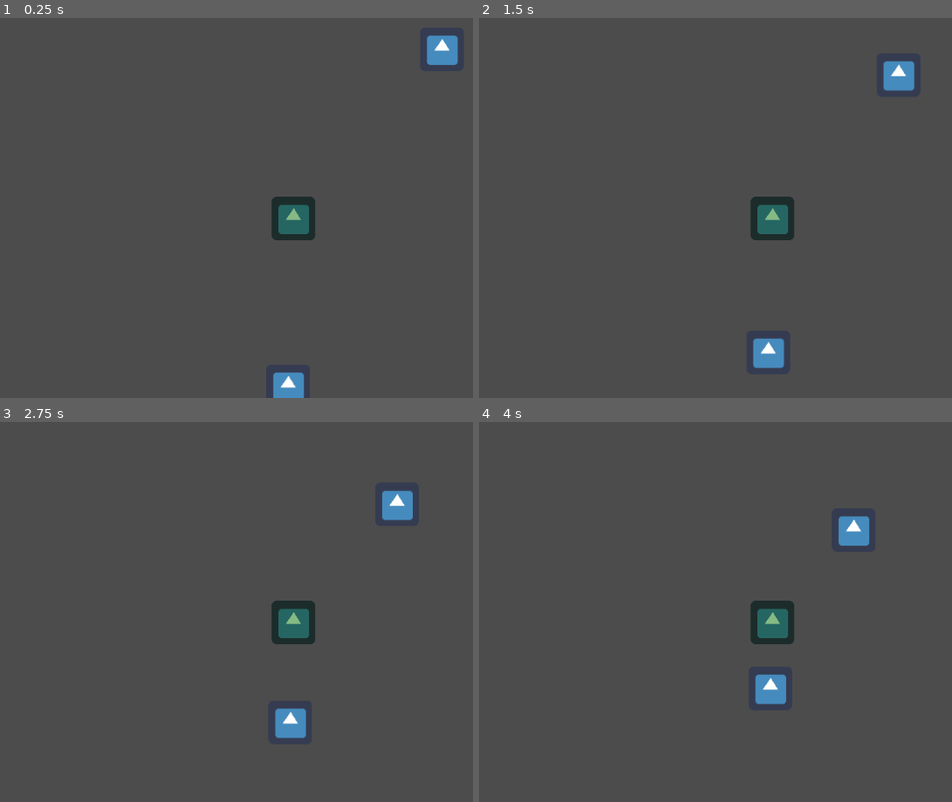
Above: before the commit, frames 1-4 (two rows, left to right).
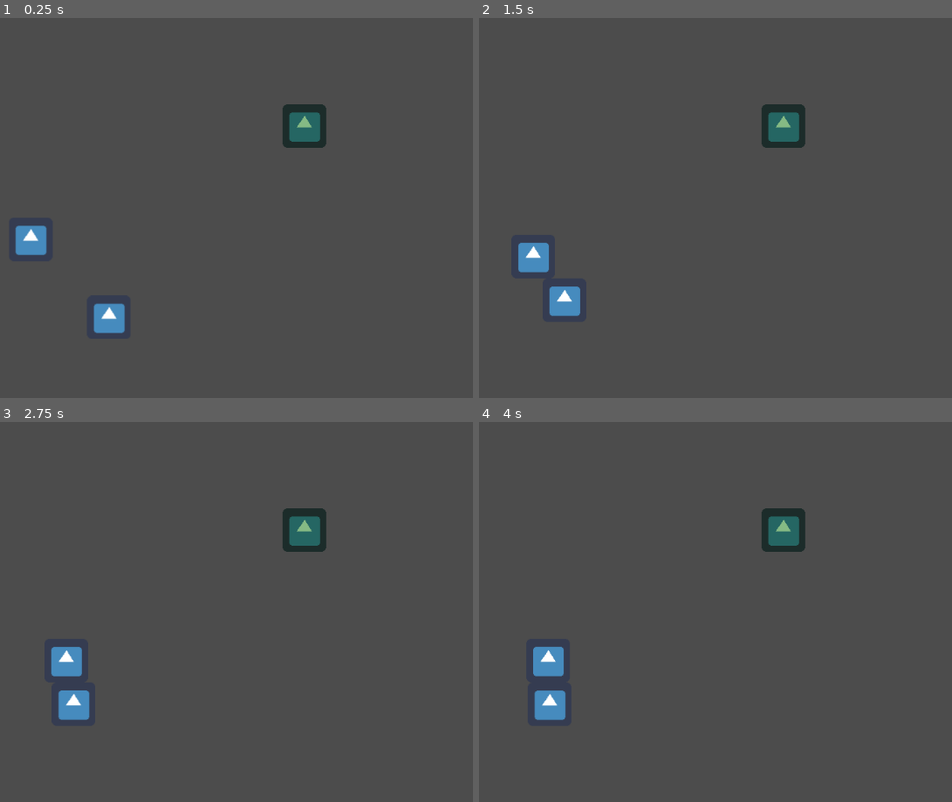
Above: after the commit, the same moments.

Repository: Zerotodeath/Side-game
Game: Godot game, scene res://test.tscn
The game is run twice, just before and just after one commit, with the same random seed, the same clock (stepped at 60 frames per second) and the same inputs. The engine's default icon, where the game draws it, is replaced by a stand-in: a white triangle on a blue panel in a dark square.
Inputs:
- Up to frame 1 (0.25 s): no input
- Up to frame 2 (1.5 s): no input
- Up to frame 3 (2.75 s): no input
- Up to frame 4 (4 s): no input

The runs differ from the first frame. In frame 1, 4.1% of the frame differs, in the area x 3-97%, y 4-100%; in frame 2, 4.2%, in the area x 8-93%, y 11-93%; in frame 3, 4.1%; in frame 4, 4.1%.

Commit message:
made better code

Diff:
--- a/Side game/AI_one.gd
+++ b/Side game/AI_one.gd
@@ -5,7 +5,9 @@
 	Chaseing
 }
 
-onready var may_chase = get_tree().get_nodes_in_group("AI")
+onready var hithurtbox = $hithurtbox.get_overlapping_areas()
+
+export var can_attack = true
 
 var run_speed = 40
 var velocity = Vector2.ZERO
@@ -14,8 +16,11 @@
 var fighting = false
 var eating
 
-var hungry = 49
+export var health = 100
+export var damage = 25
 var searching = true
+
+
 
 
 onready var In_area = $Area2D.get_overlapping_areas()
@@ -24,8 +29,13 @@
 func _ready():
 	$Area2D.connect("area_entered", self, "_on_Area2D_area_entered")
 	$Area2D.connect("area_exited", self, "_on_Area2D_area_exited")
+	$hithurtbox.connect("area_entered", self, "_on_hithurtbox_area_entered")
+	$hithurtbox.connect("area_exited", self, "_on_hithurtbox_area_exited")
+	$Timer.connect("timeout", self, "hit_timer")
 func _physics_process(delta):
 	print(eating)
+	if health < 0:
+		queue_free()
 	if target != null:
 		velocity = position.direction_to(target.global_position) * run_speed
 	velocity = move_and_slide(velocity)
@@ -36,11 +46,24 @@
 	can_chase = true
 	if target.is_in_group("AI"):
 		fighting = true
-	elif target.is_in_group("Plant"):
-		eating = true
+
 
 
 func _on_Area2D_area_exited(area):
 	can_chase = false
 	target = null
 	fighting = false
+
+
+func _on_hithurtbox_area_entered(area):
+	target = area.get_parent()
+	if target.is_in_group("Plant"):
+		eating = true
+	$Timer.start()
+
+func _on_hithurtbox_area_exited(area):
+	eating = false
+	$Timer.stop()
+
+func hit_timer():
+	target.health -= damage
--- a/Side game/First AI1.tscn
+++ b/Side game/First AI1.tscn
@@ -9,10 +9,12 @@
 [sub_resource type="CircleShape2D" id=2]
 radius = 130.231
 
+[sub_resource type="RectangleShape2D" id=3]
+extents = Vector2( 40, 40 )
+
 [node name="AI 1" type="KinematicBody2D" groups=[
 "AI",
 ]]
-position = Vector2( 384, 280 )
 script = ExtResource( 1 )
 __meta__ = {
 "_edit_group_": true
@@ -30,3 +32,10 @@
 
 [node name="CollisionShape2D" type="CollisionShape2D" parent="Area2D"]
 shape = SubResource( 2 )
+
+[node name="hithurtbox" type="Area2D" parent="."]
+
+[node name="CollisionShape2D" type="CollisionShape2D" parent="hithurtbox"]
+shape = SubResource( 3 )
+
+[node name="Timer" type="Timer" parent="."]
--- a/Side game/test.tscn
+++ b/Side game/test.tscn
@@ -16,15 +16,19 @@
 }
 
 [node name="AI 1" parent="." instance=ExtResource( 2 )]
-position = Vector2( 480, 592 )
+position = Vector2( 96, 360 )
+health = 152
+damage = 12
 
 [node name="AI 2" parent="." instance=ExtResource( 2 )]
-position = Vector2( 712, 80 )
+position = Vector2( 224, 488 )
+health = 75
+damage = 45
 
 [node name="Plant" type="StaticBody2D" parent="." groups=[
 "Plant",
 ]]
-position = Vector2( 488, 336 )
+position = Vector2( 504, 200 )
 script = ExtResource( 3 )
 __meta__ = {
 "_edit_group_": true
Not shown: 1 places in Side game/First AI1.tscn that only renumber resources
